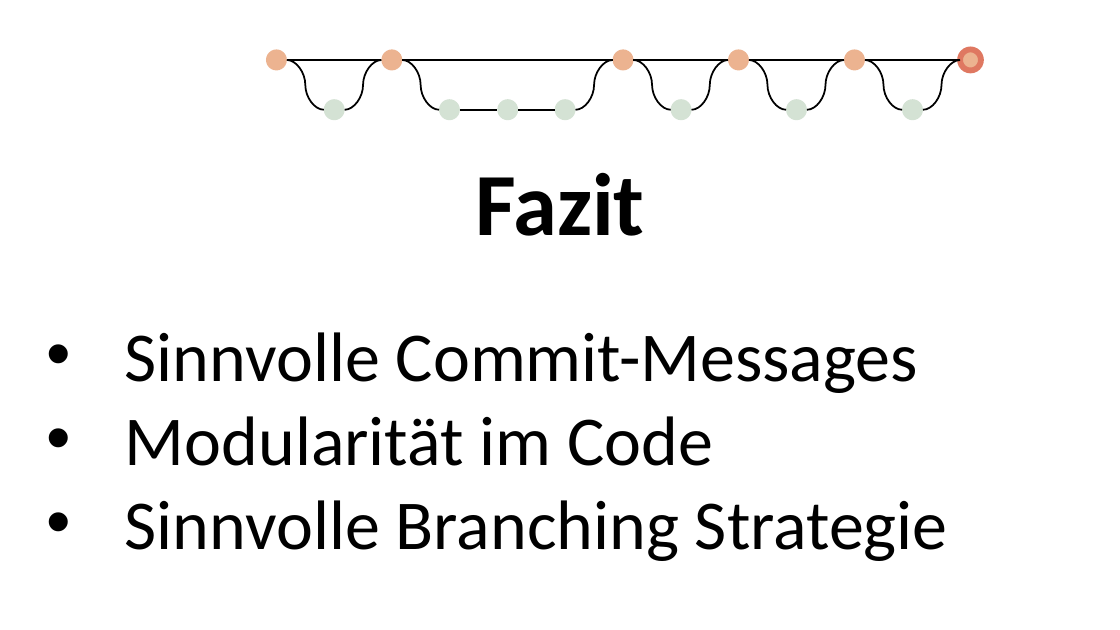
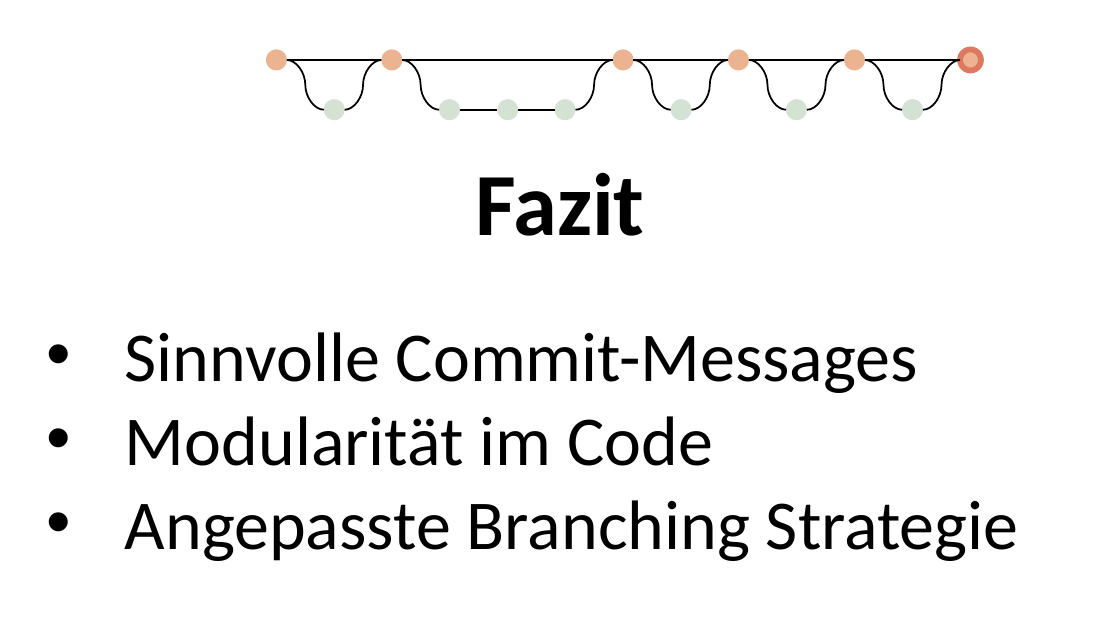
Before and after one commit to coloph0nius/SWEN, a slide deck: slide 27 of GITnoAnim.pptx. Drawn at 1120x630 pixels with LibreOffice and Linux fonts; fonts in the diff are those of the drawing; background and template pictures are left out. Boxes give left, top, right and bottom in pixels: in the first picture for what was removed or moved away, otherwise in the second. Text is boxed around its words. In the diff, an @@ line names an element or a change of style, - is before the commit and + after.

```diff
--- a/GITnoAnim.pptx
+++ b/GITnoAnim.pptx
@@ text at (125, 500, 1019, 561): text changed @@
-• Sinnvolle Branching Strategie
+• Angepasste Branching Strategie
```
Also in this commit, not shown: 1 other slide changed.
